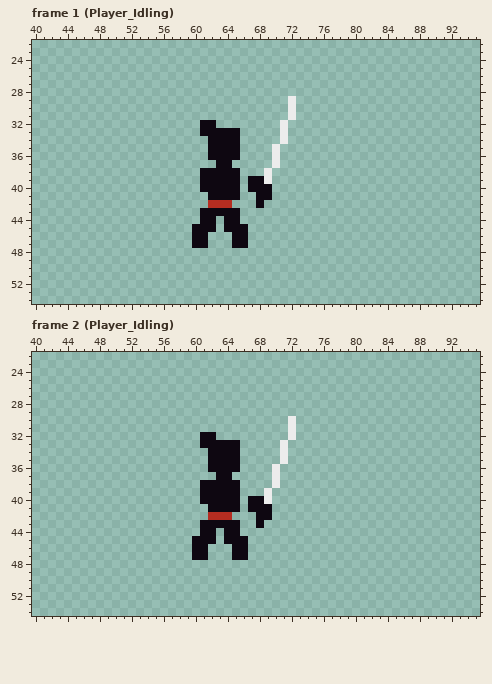
Pixel-art file -- Assets/Player/T_Player.aseprite. This is how it looked before the edit.
128x64 pixels, 33 frames. Shown: frame 1 (Player_Idling): x 40..95, y 22..54; frame 2 (Player_Idling): x 40..95, y 22..54. The commit also changed other frames, which this record leaves out.
Now the later version:
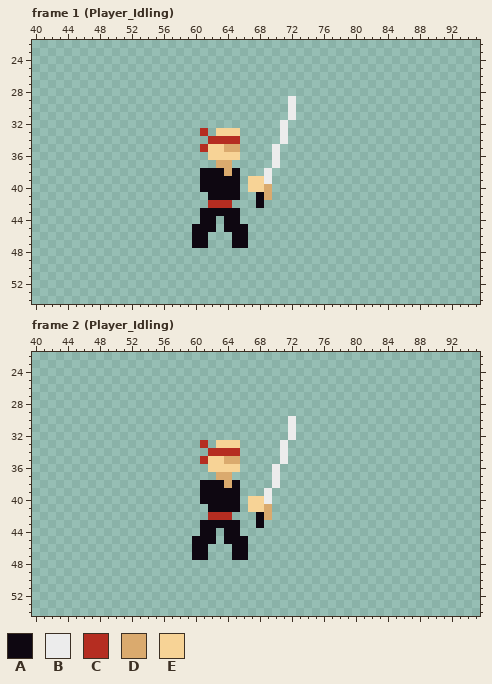
Palette (. is transparent): A #0e0711  B #ececec  C #b52d21  D #daaa6e  E #f7d396
Diff:
Frame 1 (Player_Idling), layers "Grip", "Head", "Torso":
The edit adds colour C in row 35 at x 61.
Colour A gives way to colour C in row 33 at x 61; in row 34 at x 62 to 65.
Colour A gives way to colour D in row 35 at x 64 to 65; in row 37 at x 63 to 64; in row 38 at x 64; in rows 40 to 41 at x 69.
Colour A gives way to colour E in row 33 at x 63 to 65; in row 35 at x 62 to 63; in row 36 at x 62 to 65; in rows 39 to 40 at x 67 to 68.
Colour A is removed in row 32 at x 61 to 62; in row 33 at x 62.
Frame 2 (Player_Idling), layers "Grip", "Head", "Torso":
The edit adds colour C in row 35 at x 61.
Colour A gives way to colour C in row 33 at x 61; in row 34 at x 62 to 65.
Colour A gives way to colour D in row 35 at x 64 to 65; in row 37 at x 63 to 64; in row 38 at x 64; in rows 41 to 42 at x 69.
Colour A gives way to colour E in row 33 at x 63 to 65; in row 35 at x 62 to 63; in row 36 at x 62 to 65; in rows 40 to 41 at x 67 to 68.
Colour A is removed in row 32 at x 61 to 62; in row 33 at x 62.
Changed places in both pictures, as pixel boxes (x1, y1, x2, y2):
changed: (200, 120, 272, 200)
changed: (200, 432, 272, 520)
